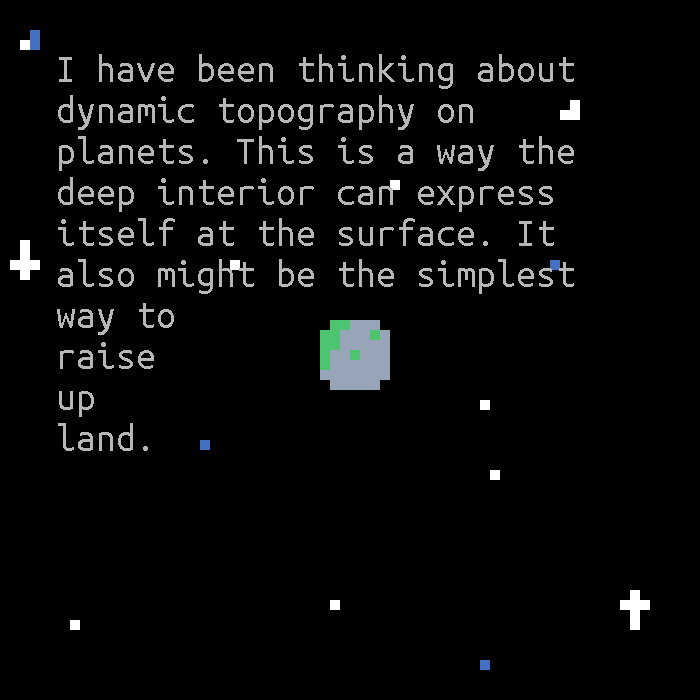
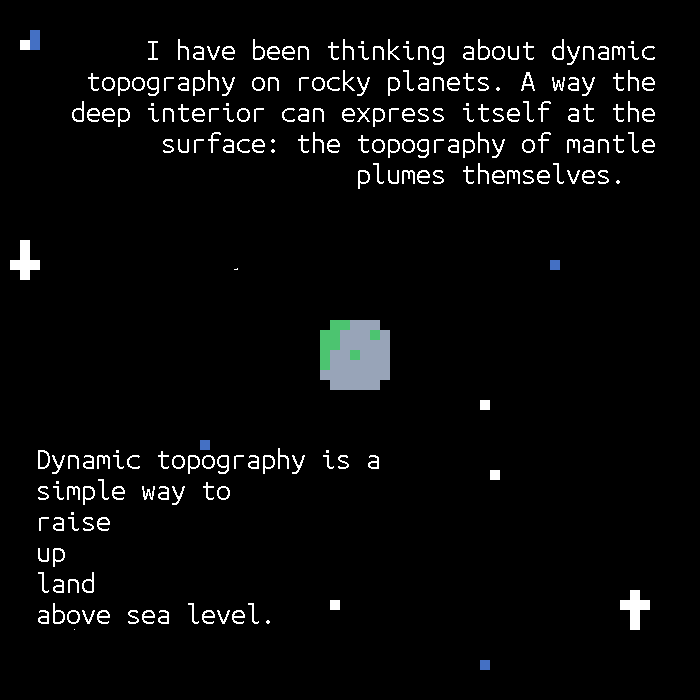
The second 700×700 image is a revision of the first. Changes to its layers:
added layer "Dynamic topography is a simple..." above "I have been thinking about ..." over [38, 448, 379, 624]
renamed "I have been thinking about dyn..." to "I have been thinking about ...", painted on it over [57, 39, 655, 451]
painted on "Background" over [70, 100, 580, 630]
